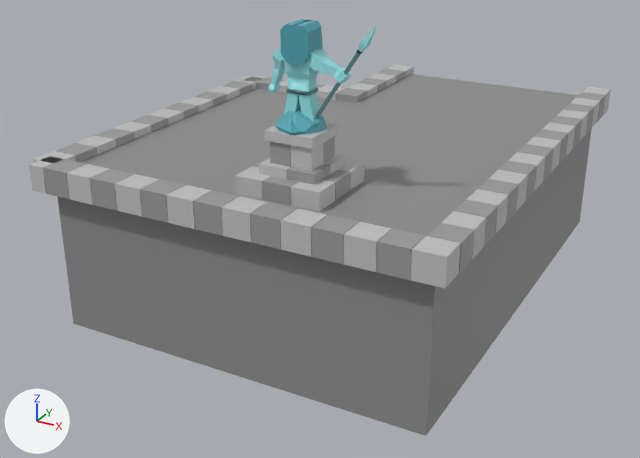
Two versions of the FBX model Assets/Model/Statue_Island.fbx, one commit apart.
The view is the same before and after, from a 50 mm camera at (9.9, -30.9, 10.2) aimed at (-3.8, -6.1, -2.2). The axes (+X, +Y, +Z) are drawn at lower left. The lights are the same throughout. The picture after the commit comes second. Where no turn or scale is listed for an object, it has been applied to the vertices.

In view in the first picture: 'Statue_Model', 'Statue_Platform'.
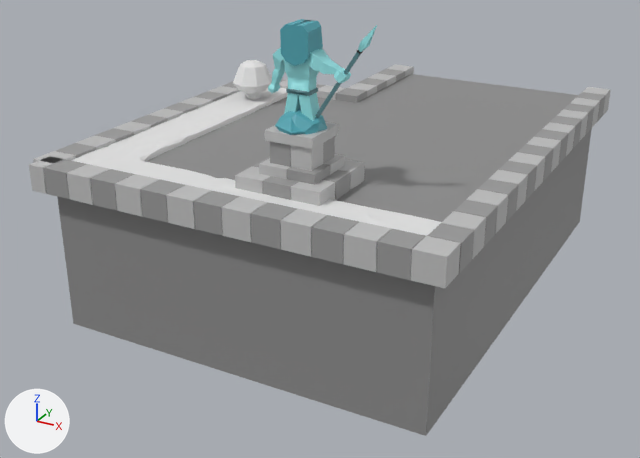
Where the change shows, as pixel boxes [x1, y1, x2, y2] in the pictures (640 x 458 px):
'Grass_Model_01', added: after [71, 87, 441, 236]
'Plant_Model_01', added: after [233, 60, 272, 99]
    faces in mat_green_mat_01 (white #e7e7e7): [233, 60, 272, 93]

Edits to the bpy script that builds the scene:
```text
Add mat_brown_mat_01:
    mat_brown_mat_01 = principled_material('Brown_mat_01')
    mat_brown_mat_01.base_color = (0.8, 0.8, 0.8)  # white #e7e7e7
Add mat_green_mat_01:
    mat_green_mat_01 = principled_material('Green_Mat_01')
    mat_green_mat_01.base_color = (0.8, 0.8, 0.8)  # white #e7e7e7
Add me_cylinder_001:
    me_cylinder_001.from_pydata(...)  # 48 vertices, 36 faces; spans x -9.13..-7.57, y -3.86..-2.3, z 0.74..2.57
    # faces by material slot: [26, 10]
    me_cylinder_001.materials.append(mat_green_mat_01)  # white #e7e7e7
    me_cylinder_001.materials.append(mat_brown_mat_01)  # white #e7e7e7
Add me_cube_121:
    me_cube_121.from_pydata(...)  # 254 vertices, 501 faces; spans x -9.55..2.85, y -12.36..-0.97, z 0.52..1.2
Add ob_plant_model_01:
    ob_plant_model_01 = bpy.data.objects.new('Plant_Model_01', me_cylinder_001)
    ob_plant_model_01.location = (0.0, 0.0, 0.0)
Add ob_grass_model_01:
    ob_grass_model_01 = bpy.data.objects.new('Grass_Model_01', me_cube_121)
    ob_grass_model_01.location = (0.0, 0.0, 0.0)
```
